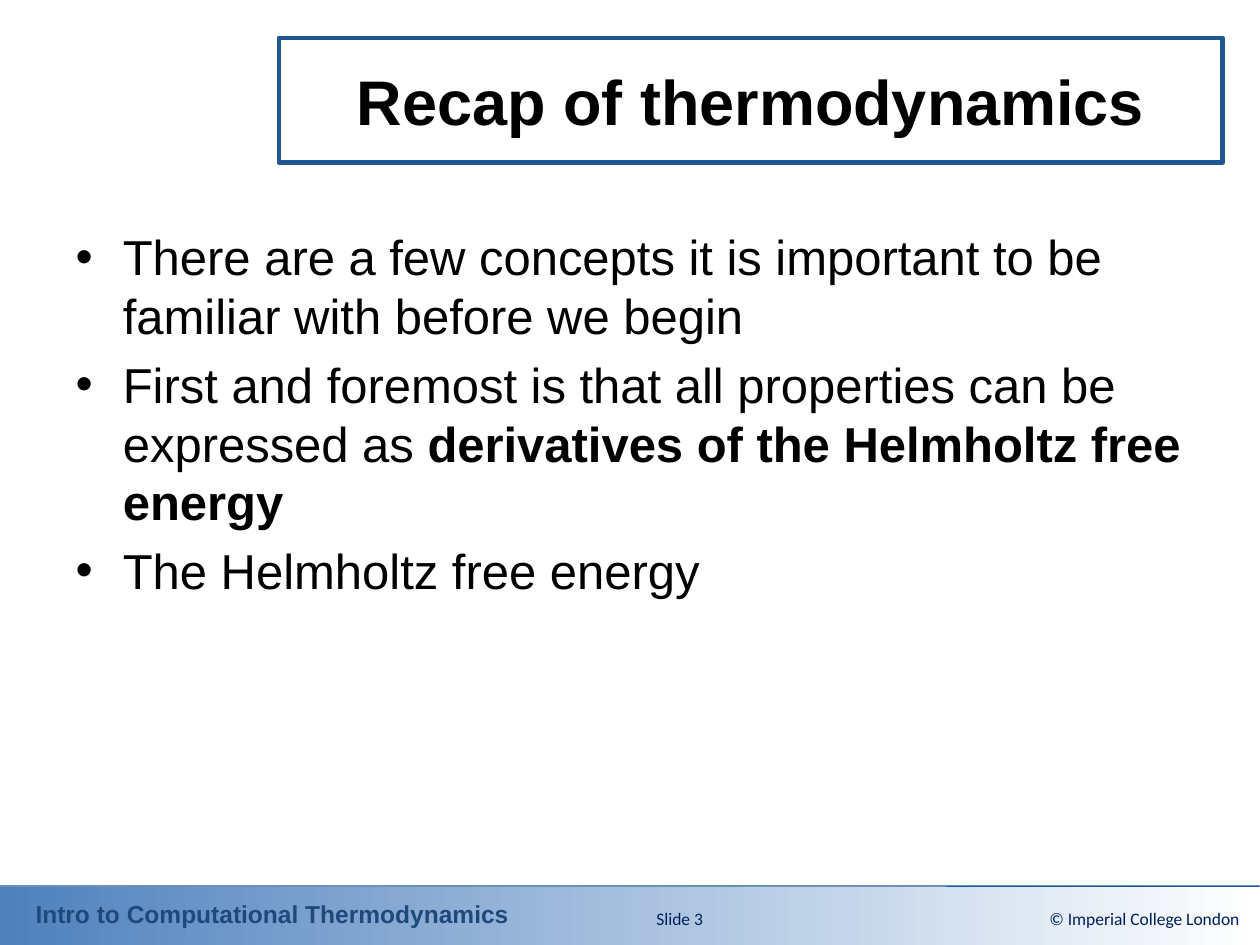
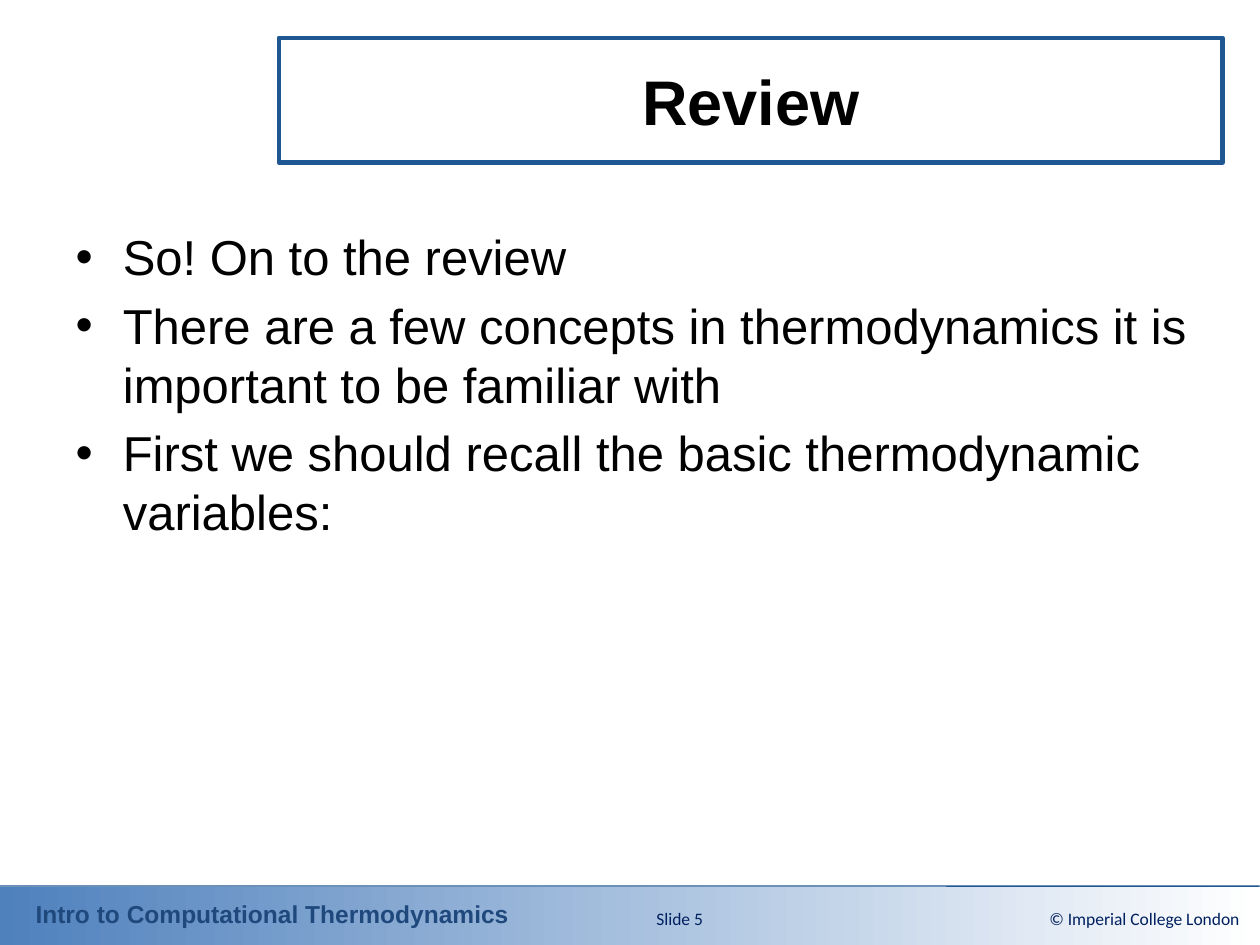
Before and after one commit to ClapeyronThermo/introduction-to-computational-thermodynamics, a slide deck: slide 5 of Part 1 - Review/Powerpoint Slides/1-1_Introduction.pptx (slide 3 before the commit). Drawn at 1260x945 pixels with LibreOffice and Linux fonts; fonts in the diff are those of the drawing; background and template pictures are left out. Boxes give left, top, right and bottom in pixels: in the first picture for what was removed or moved away, otherwise in the second. Text is boxed around its words. In the diff, an @@ line names an element or a change of style, - is before the commit and + after.

```diff
--- a/Part 1 - Review/Powerpoint Slides/1-1_Introduction.pptx
+++ b/Part 1 - Review/Powerpoint Slides/1-1_Introduction.pptx
@@ title at bbox=[642, 79, 859, 126]: text changed @@
-Recap of thermodynamics
+Review
@@ text at bbox=[123, 239, 1186, 531]: text changed @@
-• There are a few concepts it is important to be familiar with before we begin
-• First and foremost is that all properties can be expressed as derivatives of the Helmholtz free energy
-• The Helmholtz free energy
+• So! On to the review
+• There are a few concepts in thermodynamics it is important to be familiar with
+• First we should recall the basic thermodynamic variables:
@@ page number at bbox=[656, 913, 703, 925]: text changed @@
-Slide 3
+Slide 5
```
Also in this commit, not shown: 2 other slides changed, 19 slides added, 15 other files.
